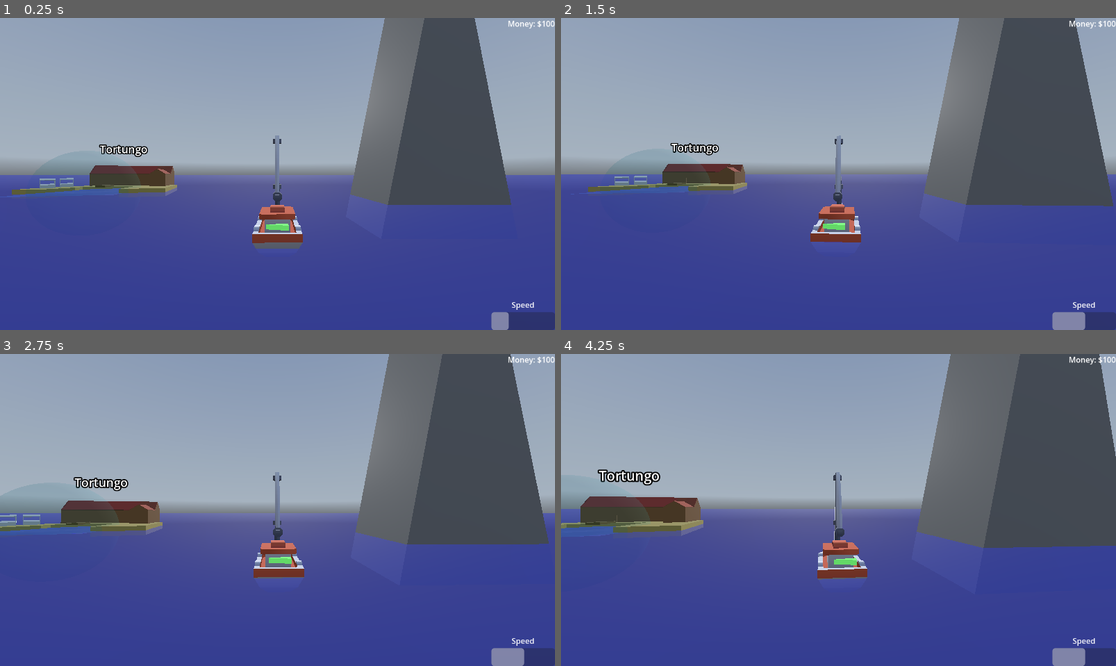
Above: before the commit, frames 1-4 (two rows, left to right).
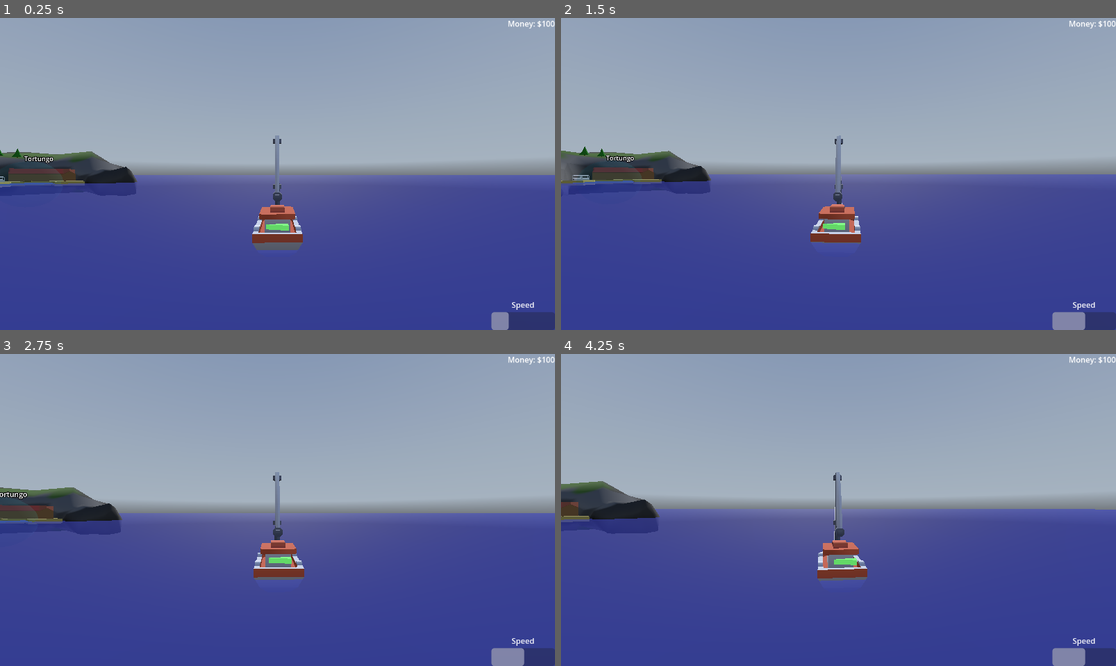
Above: after the commit, the same moments.

Repository: josephshell/UnnamedSailingGame
Game: Godot game, scene res://scenes/Main.tscn
Same seed, same stepped clock (60 frames per second), same inputs: the game is played once before the commit and once after it. A sky picture missing from this copy of the repository is replaced by a grey-blue gradient.
Inputs (mouse positions are in pixels of both pictures, inside the frame that each line leads up to):
- Up to frame 1 (0.25 s): no input
- Up to frame 2 (1.5 s): move the mouse to (866, 174) at 0.52 s; hold E (interact) 0.53-1.28 s; hold W (move_forward) from 0.53 s (still down); tap Space (jump) at 0.77 s; move the mouse to (810, 174) at 1.27 s; tap E (interact) at 1.35 s
- Up to frame 3 (2.75 s): keep holding W (move_forward); tap Space (jump) at 1.52 s; move the mouse to (288, 503) at 2.02 s; hold E (interact) from 2.03 s (still down)
- Up to frame 4 (4.25 s): keep holding W (move_forward); move the mouse to (832, 516) at 2.77 s; release E (interact) at 2.78 s; tap E (interact) at 2.85 s; tap Space (jump) at 3.02, 3.77 s; move the mouse to (877, 513) at 3.52 s; hold E (interact) from 3.53 s (still down)

The runs differ from the first frame. In frame 1, 17% of the frame differs, in the area x 0-93%, y 0-75%; in frame 2, 20%; in frame 3, 21%; in frame 4, 23%, in the area x 0-100%, y 0-73%.

Commit message:
Added some environment stuff

Diff:
--- a/scenes/Main.tscn
+++ b/scenes/Main.tscn
@@ -8,12 +8,15 @@
 [ext_resource type="PackedScene" uid="uid://c4xlp33se5b2j" path="res://scenes/trade/trading_post/trading_post.tscn" id="4_qawyw"]
 [ext_resource type="Script" uid="uid://c1xlsw4e8yell" path="res://scenes/player/movement_component.gd" id="4_rcedf"]
 [ext_resource type="PackedScene" uid="uid://b665daxdyt8i5" path="res://scenes/trade/shop_ui.tscn" id="6_2rkij"]
+[ext_resource type="PackedScene" uid="uid://dqq3qpoqjiplq" path="res://Assets/environment/cove/cove.fbx" id="7_cvmbd"]
+[ext_resource type="PackedScene" uid="uid://cf4g48pqeenxj" path="res://Assets/environment/evergreen.fbx" id="7_ft6cd"]
 [ext_resource type="Script" uid="uid://0130vi54b4dc" path="res://scenes/trade/shop_container.gd" id="8_lhr70"]
 [ext_resource type="Script" uid="uid://sftnp5i05o1d" path="res://scenes/trade/price_provider.gd" id="9_bjd11"]
 [ext_resource type="PackedScene" uid="uid://ctlsw56iex0xt" path="res://scenes/player/player_hud.tscn" id="9_q8u5g"]
 [ext_resource type="Script" uid="uid://dprds5n1u3qgk" path="res://scenes/trade/wharf/wharf_price_provider.gd" id="10_3p2gp"]
 [ext_resource type="Texture2D" uid="uid://cufbqx1wb1ke7" path="res://Assets/skybox/AllSkyFree_Sky_EpicBlueSunset_Equirect.png" id="11_wp0k4"]
 [ext_resource type="PackedScene" uid="uid://b6g1ukffxpx5a" path="res://scenes/trade/wharf/wharf.tscn" id="13_qmy6f"]
+[ext_resource type="PackedScene" uid="uid://c6lrcav6ctlvp" path="res://Assets/environment/mountain_island/mountain_island.fbx" id="15_3p2gp"]
 
 [sub_resource type="StandardMaterial3D" id="StandardMaterial3D_etftv"]
 transparency = 1
@@ -22,12 +25,6 @@
 [sub_resource type="PlaneMesh" id="PlaneMesh_3203q"]
 material = SubResource("StandardMaterial3D_etftv")
 size = Vector2(5000, 5000)
-
-[sub_resource type="PrismMesh" id="PrismMesh_w45kc"]
-size = Vector3(39.25, 100, 30.105)
-
-[sub_resource type="ConcavePolygonShape3D" id="ConcavePolygonShape3D_lhr70"]
-data = PackedVector3Array(0, 50, 15.0525, 19.625, -50, 15.0525, -19.625, -50, 15.0525, 0, 50, -15.0525, -19.625, -50, -15.0525, 19.625, -50, -15.0525, 0, 50, 15.0525, 0, 50, -15.0525, 19.625, -50, 15.0525, 0, 50, -15.0525, 19.625, -50, -15.0525, 19.625, -50, 15.0525, 0, 50, -15.0525, 0, 50, 15.0525, -19.625, -50, -15.0525, 0, 50, 15.0525, -19.625, -50, 15.0525, -19.625, -50, -15.0525, -19.625, -50, 15.0525, 19.625, -50, 15.0525, -19.625, -50, -15.0525, 19.625, -50, 15.0525, 19.625, -50, -15.0525, -19.625, -50, -15.0525)
 
 [sub_resource type="PanoramaSkyMaterial" id="PanoramaSkyMaterial_bjd11"]
 panorama = ExtResource("11_wp0k4")
@@ -70,6 +67,7 @@
 current = true
 
 [node name="Water" type="MeshInstance3D" parent="." unique_id=194562612]
+transform = Transform3D(1, 0, 0, 0, 1, 0, 0, 0, 1, 0.11886597, -0.17443085, 0.12449646)
 mesh = SubResource("PlaneMesh_3203q")
 
 [node name="DirectionalLight3D" type="DirectionalLight3D" parent="." unique_id=209994622]
@@ -77,41 +75,26 @@
 
 [node name="Environment" type="Node3D" parent="." unique_id=1378796581]
 
-[node name="Mountain" type="MeshInstance3D" parent="Environment" unique_id=1168632938]
-transform = Transform3D(1, 0, 0, 0, 1, 0, 0, 0, 1, -58.982964, 40.252243, -84.32513)
-mesh = SubResource("PrismMesh_w45kc")
-
-[node name="StaticBody3D" type="StaticBody3D" parent="Environment/Mountain" unique_id=656777698]
-
-[node name="CollisionShape3D" type="CollisionShape3D" parent="Environment/Mountain/StaticBody3D" unique_id=7558707]
-shape = SubResource("ConcavePolygonShape3D_lhr70")
-
-[node name="Mountain2" type="MeshInstance3D" parent="Environment" unique_id=1515276509]
-transform = Transform3D(1, 0, 0, 0, 1, 0, 0, 0, 1, 30.249985, 40.252228, -43.95278)
-mesh = SubResource("PrismMesh_w45kc")
-
-[node name="StaticBody3D" type="StaticBody3D" parent="Environment/Mountain2" unique_id=1314547613]
-
-[node name="CollisionShape3D" type="CollisionShape3D" parent="Environment/Mountain2/StaticBody3D" unique_id=1338017743]
-shape = SubResource("ConcavePolygonShape3D_lhr70")
-
-[node name="Mountain3" type="MeshInstance3D" parent="Environment" unique_id=808858141]
-transform = Transform3D(1, 0, 0, 0, 1, 0, 0, 0, 1, -160.37021, 40.252243, -35.76037)
-mesh = SubResource("PrismMesh_w45kc")
-
-[node name="StaticBody3D" type="StaticBody3D" parent="Environment/Mountain3" unique_id=989138802]
-
-[node name="CollisionShape3D" type="CollisionShape3D" parent="Environment/Mountain3/StaticBody3D" unique_id=1656009655]
-shape = SubResource("ConcavePolygonShape3D_lhr70")
-
-[node name="Mountain4" type="MeshInstance3D" parent="Environment" unique_id=675797256]
-transform = Transform3D(1, 0, 0, 0, 1, 0, 0, 0, 1, -49.309853, 40.252243, 43.26127)
-mesh = SubResource("PrismMesh_w45kc")
-
-[node name="StaticBody3D" type="StaticBody3D" parent="Environment/Mountain4" unique_id=1405389563]
-
-[node name="CollisionShape3D" type="CollisionShape3D" parent="Environment/Mountain4/StaticBody3D" unique_id=1665072715]
-shape = SubResource("ConcavePolygonShape3D_lhr70")
+[node name="mountain_island" parent="Environment" unique_id=767321307 instance=ExtResource("15_3p2gp")]
+transform = Transform3D(-2.3586392, 0, -1.6175351, 0, 2.86, 0, 1.6175351, 0, -2.3586392, 274.95337, -8.477692, -372.4985)
+
+[node name="evergreen" parent="Environment/mountain_island" unique_id=331257280 instance=ExtResource("7_ft6cd")]
+transform = Transform3D(2.025, 0, 3.5762787e-07, 0, 2.0250003, 0, -3.5762787e-07, 0, 2.025, 4.40094, 19.816929, 6.6921196)
+
+[node name="evergreen2" parent="Environment/mountain_island" unique_id=658884999 instance=ExtResource("7_ft6cd")]
+transform = Transform3D(2.025, 0, 4.172325e-07, 0, 2.0250003, 0, -4.172325e-07, 0, 2.025, -16.522797, 18.780382, -16.601257)
+
+[node name="evergreen3" parent="Environment/mountain_island" unique_id=1481182070 instance=ExtResource("7_ft6cd")]
+transform = Transform3D(2.025, 0, 4.172325e-07, 0, 2.0250003, 0, -4.172325e-07, 0, 2.025, -21.660095, 9.740109, 5.9203033)
+
+[node name="cove" parent="Environment" unique_id=118731380 instance=ExtResource("7_cvmbd")]
+transform = Transform3D(-0.94450176, 0, -1.139437, 0, 1.48, 0, 1.139437, 0, -0.94450176, 254.13052, -13.860809, 175.52222)
+
+[node name="evergreen" parent="Environment/cove" unique_id=1770659906 instance=ExtResource("7_ft6cd")]
+transform = Transform3D(1.855, 0, 7.1525574e-07, 0, 1.855, 0, -7.1525574e-07, 0, 1.855, -12.477798, 27.291412, -18.931808)
+
+[node name="evergreen2" parent="Environment/cove" unique_id=370580735 instance=ExtResource("7_ft6cd")]
+transform = Transform3D(1.855, 0, 1.1324883e-06, 0, 1.855, 0, -1.1324883e-06, 0, 1.855, -4.3077087, 26.59055, -19.916763)
 
 [node name="PlayerTradeInventory" type="Node" parent="." unique_id=1408920106]
 unique_name_in_owner = true
@@ -174,7 +157,7 @@
 metadata/_custom_type_script = "uid://dbhhm8bhtqptl"
 
 [node name="CaféCrema" parent="ShopContainer" unique_id=776951108 node_paths=PackedStringArray("trade_inventory") instance=ExtResource("4_qawyw")]
-transform = Transform3D(0.3011386, 0, 0.9535804, 0, 1, 0, -0.9535804, 0, 0.3011386, 119.014084, -7.6293945e-06, -54.679855)
+transform = Transform3D(0.995938, 0, -0.09004155, 0, 1, 0, 0.09004155, 0, 0.995938, 193.22375, 7.6293945e-06, -295.26038)
 trading_post_name = "CaféCrema"
 trade_inventory = NodePath("TradeInventory")
 amount_to_import = Dictionary[int, int]({
@@ -190,7 +173,7 @@
 metadata/_custom_type_script = "uid://dbhhm8bhtqptl"
 
 [node name="Tortungo" parent="ShopContainer" unique_id=1531211137 node_paths=PackedStringArray("trade_inventory") instance=ExtResource("4_qawyw")]
-transform = Transform3D(-0.43006992, 0, -0.90279555, 0, 1, 0, 0.90279555, 0, -0.43006992, 92.73891, -7.6293945e-06, 69.89037)
+transform = Transform3D(0.12692614, 0, -0.9919123, 0, 1, 0, 0.9919123, 0, 0.12692614, 219.68225, -7.6293945e-06, 147.47641)
 trading_post_name = "Tortungo"
 trade_inventory = NodePath("TradeInventory")
 amount_to_import = Dictionary[int, int]({
@@ -206,7 +189,7 @@
 metadata/_custom_type_script = "uid://dbhhm8bhtqptl"
 
 [node name="Wharf" parent="ShopContainer" unique_id=391553904 instance=ExtResource("13_qmy6f")]
-transform = Transform3D(1, 0, 0, 0, 1, 0, 0, 0, 1, 221.00714, 0, -4.1879272)
+transform = Transform3D(0.32810834, 0, 0.94464016, 0, 1, 0, -0.94464016, 0, 0.32810834, 290.03436, 0, -238.62726)
 wharf_name = "Big Ship Isle"
 ships_available = Array[int]([0, 1, 2])
 
Binary file added: Assets/environment/cove/cove.fbx
Not shown, added: Assets/environment/cove/cove.fbx.import
Binary file added: Assets/environment/cove/cove.png
Not shown, added: Assets/environment/cove/cove.png.import
Binary file added: Assets/environment/mountain_island/island_texture.png
Not shown, added: Assets/environment/mountain_island/island_texture.png.import
Binary file added: Assets/environment/mountain_island/mountain_island.fbx
Not shown, added: Assets/environment/mountain_island/mountain_island.fbx.import
